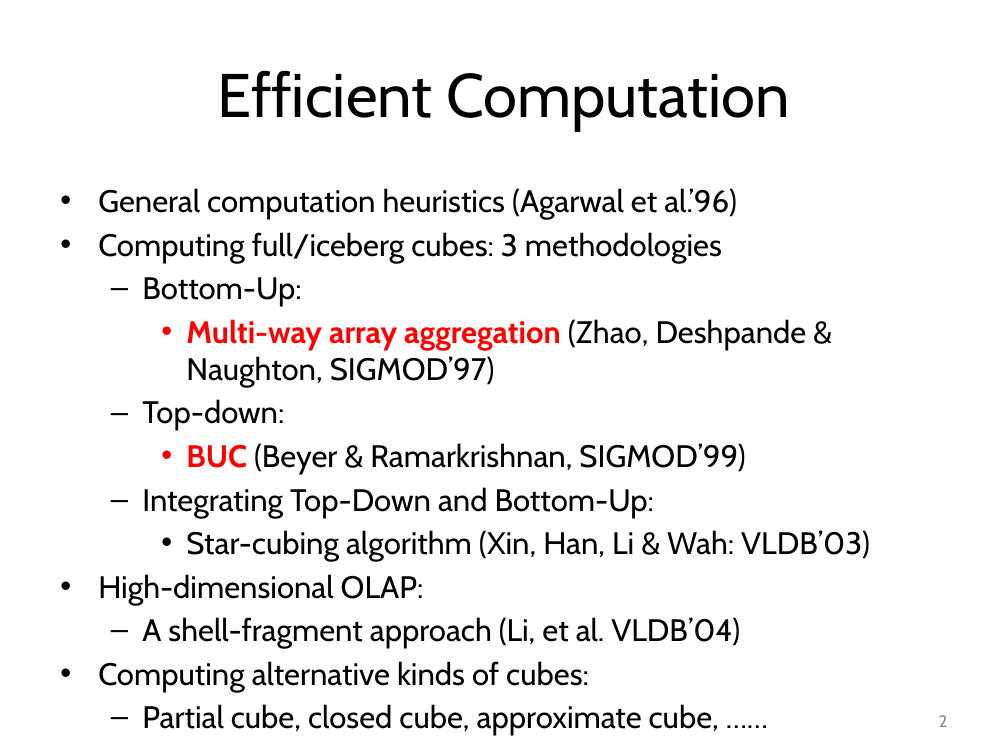
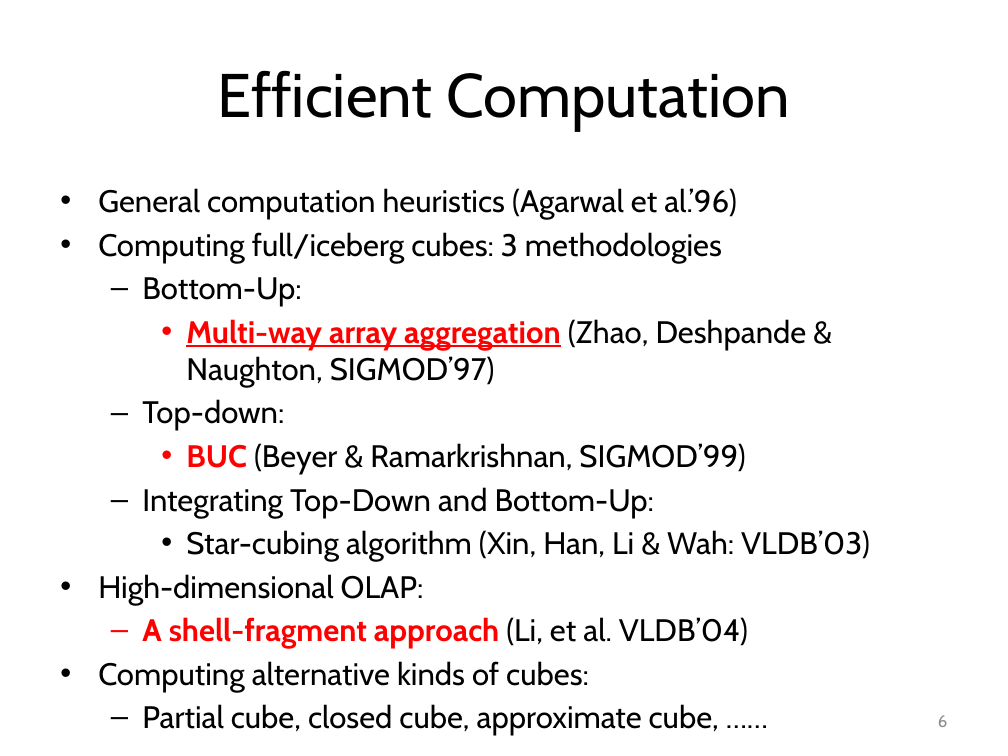
Before and after one commit to mjiang89/mjiang89.github.io, a slide deck: slide 6 of teaching/CSEx0647Fall17-09-DataWarehouse.pptx (slide 2 before the commit). Drawn at 1008x756 pixels with LibreOffice and Linux fonts; fonts in the diff are those of the drawing. Boxes give left, top, right and bottom in pixels: in the first picture for what was removed or moved away, otherwise in the second. Text is boxed around its words. In the diff, an @@ line names an element or a change of style, - is before the commit and + after.

```diff
--- a/teaching/CSEx0647Fall17-09-DataWarehouse.pptx
+++ b/teaching/CSEx0647Fall17-09-DataWarehouse.pptx
@@ text at (142, 319, 807, 649): underline on in "Multi-way array aggregation"; text colour #000000 to #FF0000, bold on in "A shell-fragment approach" @@
@@ page number at (938, 715, 948, 727): text changed @@
-2
+6
```
Also in this commit, not shown: 5 slides added, 2 other files.
